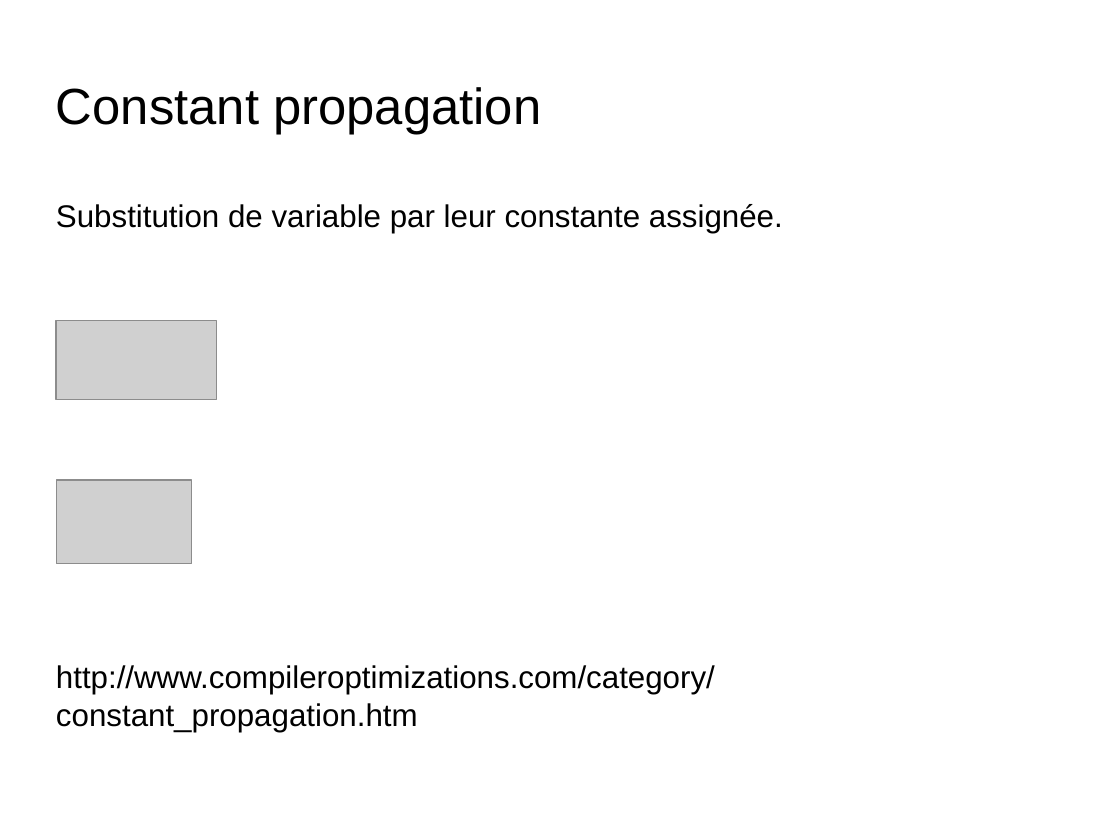
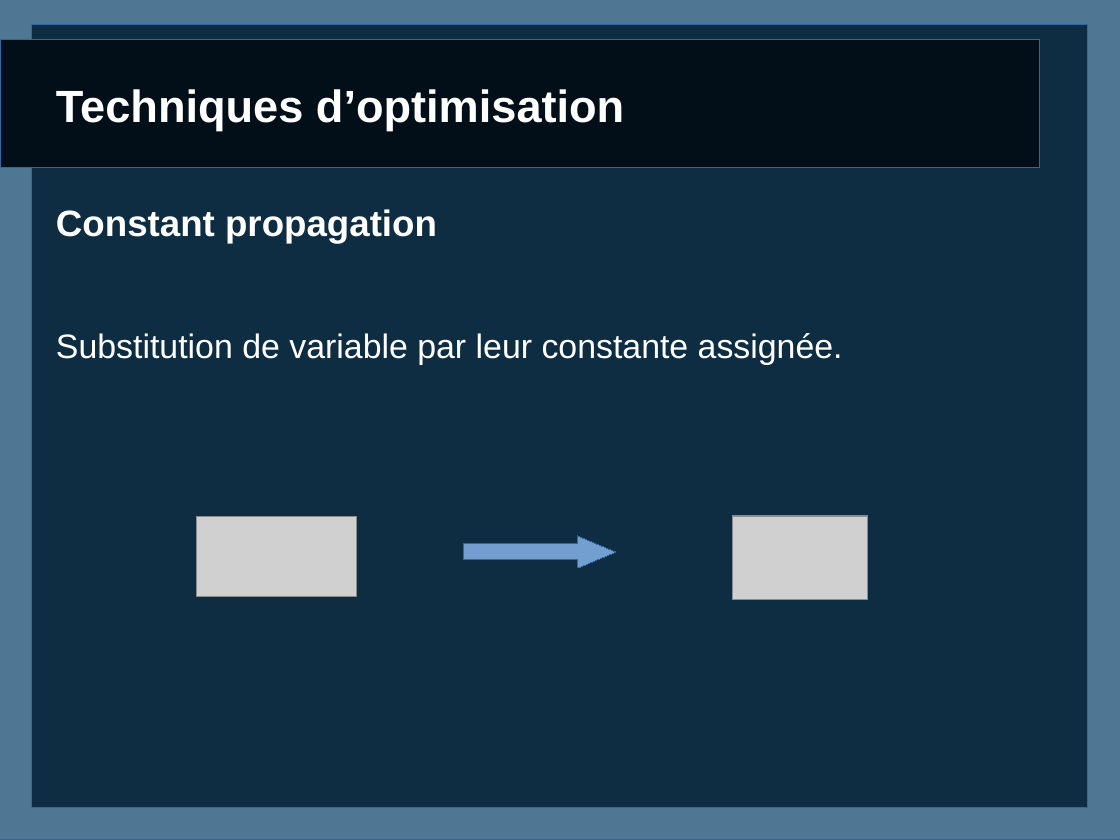
Before and after one commit to caswitch/recherche-et-doc-s4, a slide deck: slide 7 of Diapo1.odp (slide 6 before the commit). Drawn at 1120x840 pixels with LibreOffice and Linux fonts; fonts in the diff are those of the drawing; grey boxes stand for pictures; background and template pictures are left out. Boxes give left, top, right and bottom in pixels: in the first picture for what was removed or moved away, otherwise in the second. Text is boxed around its words. In the diff, an @@ line names an element or a change of style, - is before the commit and + after.

```diff
--- a/Diapo1.odp
+++ b/Diapo1.odp
@@ rectangle added at (0, 0, 1120, 840), fill #4E7793, outline #3465A4 0 pt @@
@@ rectangle added at (32, 24, 1087, 809), fill #0F2D42, outline #3465A4 0 pt @@
@@ freeform shape added at (0, 40, 1041, 168), fill #020F18, outline #3465A4 0 pt @@
@@ title at (56, 89, 624, 130): text changed; size 36 to 32 pt; text colour #000000 to #FFFFFF; bold on @@
-Constant propagation
+Techniques d’optimisation
@@ text at (56, 209, 437, 243): paragraph added @@
+Constant propagation
@@ text at (56, 333, 843, 365): size 22.2 to 24 pt, text colour #000000 to #FFFFFF in "Substitution de variable par leur constante assignée." @@
@@ picture: place and size @@
-picture at (56, 480, 192, 563)
+picture at (196, 517, 357, 597)
@@ right arrow added at (464, 537, 617, 568), fill #729FCF, outline #3465A4 0 pt @@
@@ picture: place and size @@
-picture at (56, 321, 216, 400)
+picture at (733, 516, 869, 600)
@@ text at (56, 665, 715, 732): paragraph removed @@
-http://www.compileroptimizations.com/category/constant_propagation.htm
```
Also in this commit, not shown: 6 other slides changed, 3 slides added, 3 slides removed, 6 other files.
